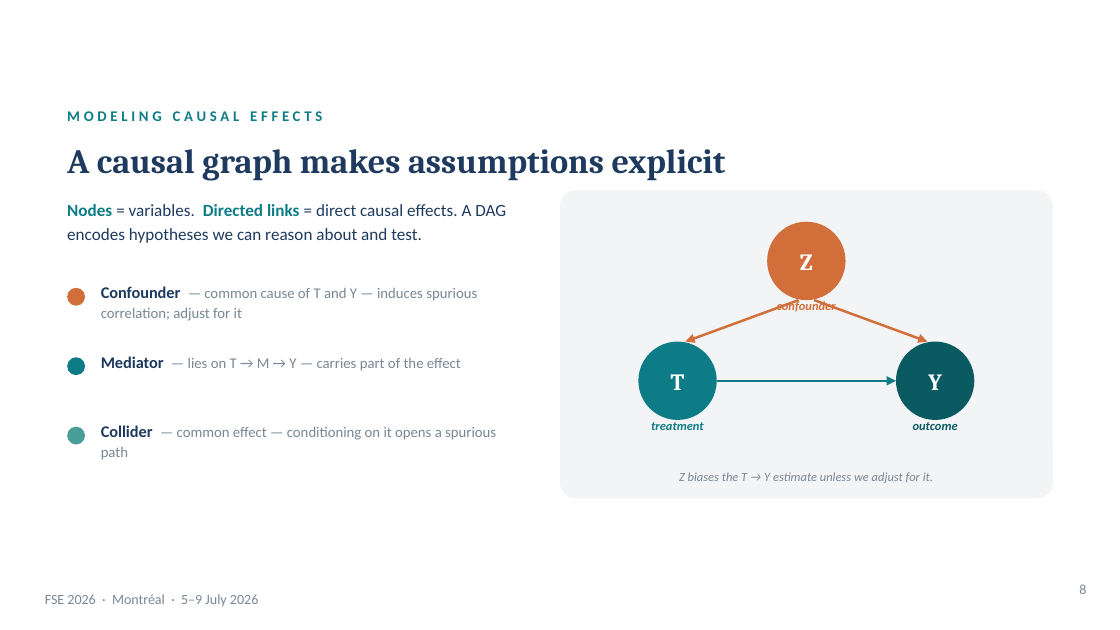
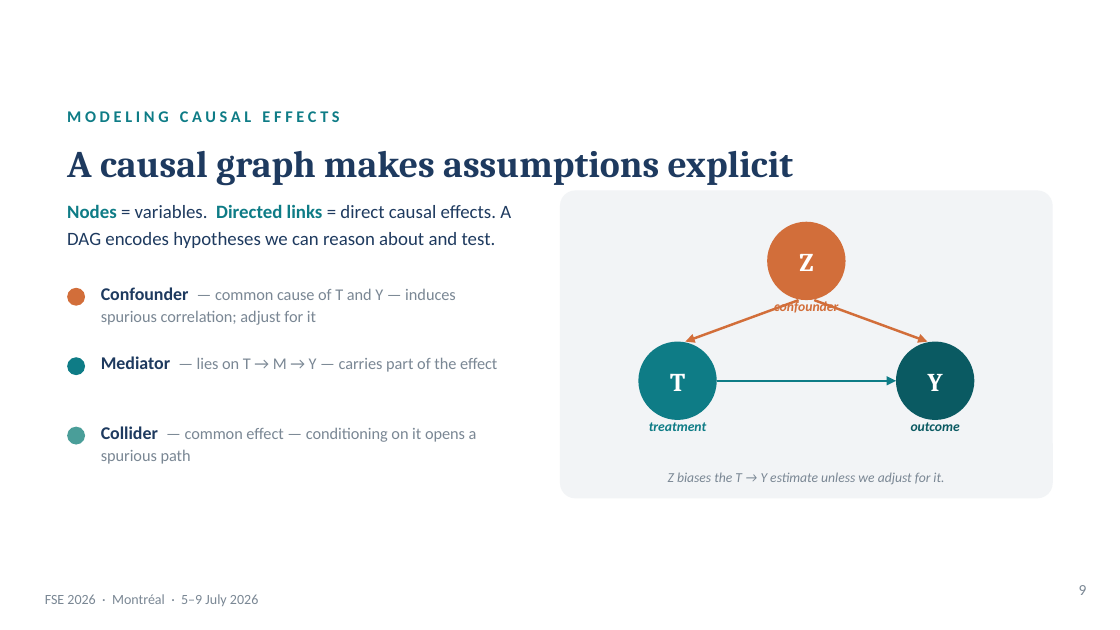
Before and after one commit to martinheyn/CI4SE_Tutorial, a slide deck: slide 9 of slides/Part 1 Causal Modelling_intro_testing_RCA.pptx (slide 8 before the commit). Drawn at 1120x630 pixels with LibreOffice and Linux fonts; fonts in the diff are those of the drawing; background and template pictures are left out. Boxes give left, top, right and bottom in pixels: in the first picture for what was removed or moved away, otherwise in the second. Text is boxed around its words. In the diff, an @@ line names an element or a change of style, - is before the commit and + after.

Commit message:
Updated Part 1 and conclusion draft

```diff
--- a/slides/Part 1 Causal Modelling_intro_testing_RCA.pptx
+++ b/slides/Part 1 Causal Modelling_intro_testing_RCA.pptx
@@ text "MODELING CAUSAL EFFECTS" at [67, 111, 339, 122]: size 9.5 to 10.4 pt @@
@@ text "A causal graph makes assumptions ..." at [67, 150, 794, 186]: size 22 to 24.2 pt @@
@@ text "Nodes = variables. Directed links ..." at [67, 204, 511, 248]: size 11 to 12.1 pt @@
@@ ellipse "Z" at [767, 222, 846, 300]: size 15 to 16.5 pt @@
@@ text "Confounder — common cause of ..." at [101, 287, 456, 325]: size 10.5 to 11.6 pt in "Confounder"; size 9.5 to 10.4 pt in "— common cause of T and Y ..." @@
@@ text "Mediator — lies on T ..." at [101, 356, 497, 372]: size 10.5 to 11.6 pt in "Mediator"; size 9.5 to 10.4 pt in "— lies on T → M → ..." @@
@@ ellipse "T" at [638, 342, 717, 420]: size 15 to 16.5 pt @@
@@ text "Collider — common effect — ..." at [101, 426, 477, 464]: size 10.5 to 11.6 pt in "Collider"; size 9.5 to 10.4 pt in "— common effect — conditioning on it ..." @@
@@ size 8 to 8.8 pt in 4 elements at [774, 300, 838, 313], [649, 419, 706, 431], [911, 419, 960, 431], [668, 472, 944, 484] @@
@@ text at [1079, 585, 1087, 595]: text changed; size 9 to 9.9 pt @@
-8
+9
```
Also in this commit, not shown: 18 other slides changed, 5 slides added, 12 slides removed, 2 other files.
